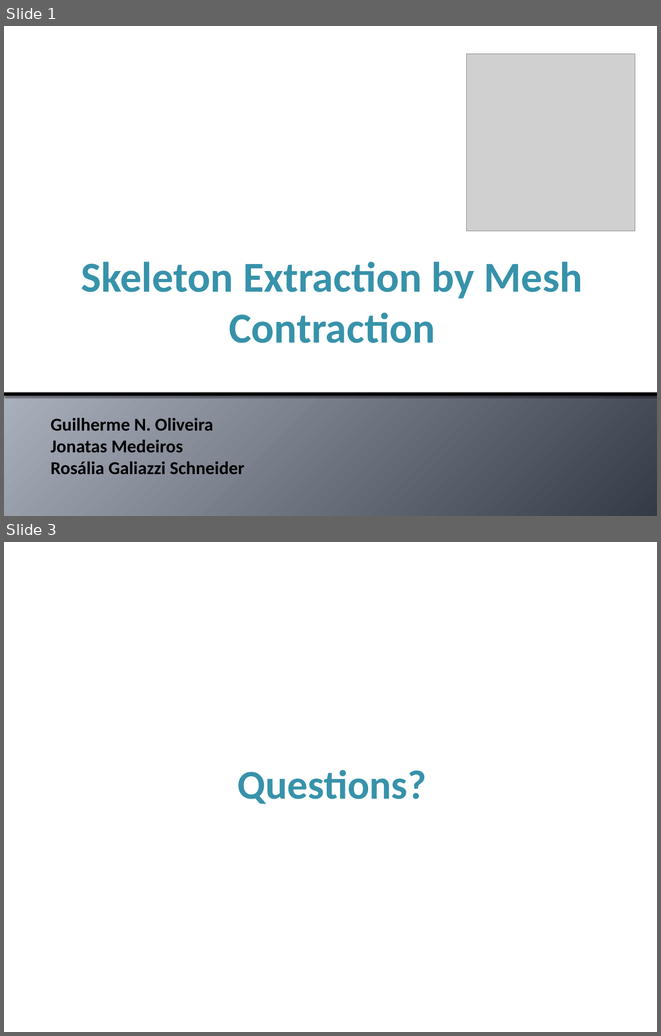
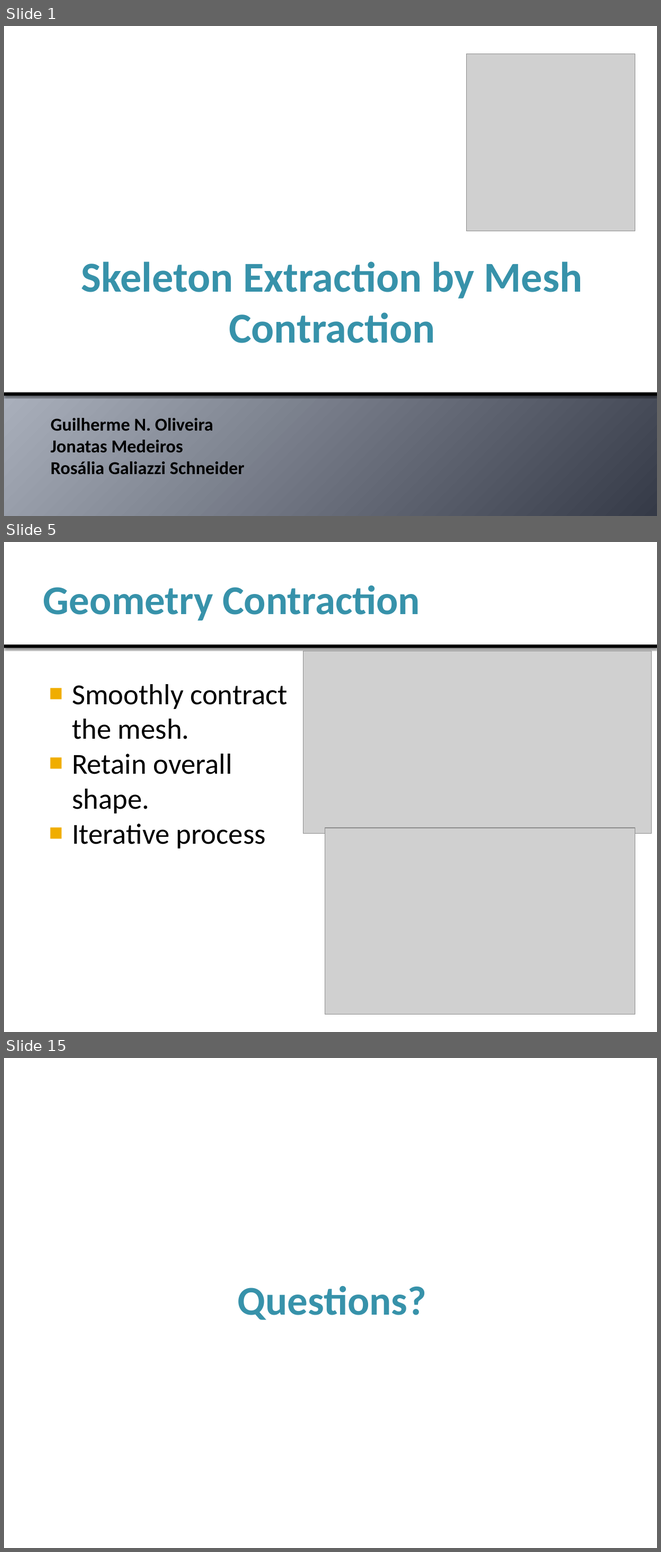
Before and after one commit to jonatascmedeiros/Skeleton-Extraction, a slide deck: Docs/Presentation.pptx. Shown one above the other, each under a label of ours: slides 1 and 3 before the commit, slides 1, 5 and 15 after it; the slides between them are not shown. The pictures are 661x1036 and 661x1552 pixels, drawn with LibreOffice and Linux fonts; fonts in the diff are those of the drawing; grey boxes stand for pictures. Boxes give left, top, right and bottom in pixels: in the first picture for what was removed or moved away, otherwise in the second. Text is boxed around its words. In the diff, an @@ line names an element or a change of style, - is before the commit and + after.

Commit message:
correcoes pequenas no techreport e feitas secoes introducao, motivacao, outline e geometry contraction da apresentacao

```diff
--- a/Docs/Presentation.pptx
+++ b/Docs/Presentation.pptx
@@ slide 5 added at bbox=[4, 542, 657, 1032], background #FFFFFF @@
@@ rectangle added at bbox=[4, 542, 657, 644], fill #FFFFFF @@
@@ title added at bbox=[37, 553, 624, 643], fill #FFFFFF, 45 pt, text #3792AA, bold @@
+Geometry Contraction
@@ rectangle added at bbox=[4, 644, 657, 648], fill #000000 @@
@@ picture added at bbox=[303, 651, 651, 833] @@
@@ text added at bbox=[72, 684, 288, 848], 32 pt, text #000000 @@
+■ Smoothly contract the mesh.
+■ Retain overall shape.
+■ Iterative process
@@ picture added at bbox=[325, 828, 635, 1014] @@
@@ what was slide 3 is now slide 15 @@
```
Also in this commit, not shown: 1 slide changed, 11 other slides added, 1 other file.
